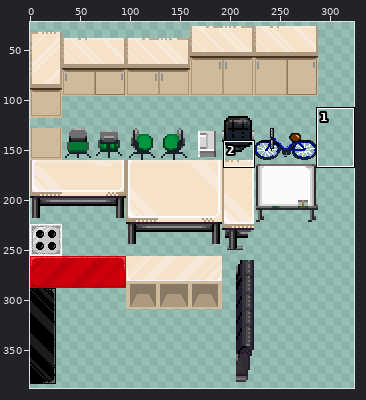
Two states of a sprite sheet, tileset_own_jas.png. Above: a wide view before the commit, with the close-up outlined.
Close-up. Old version:
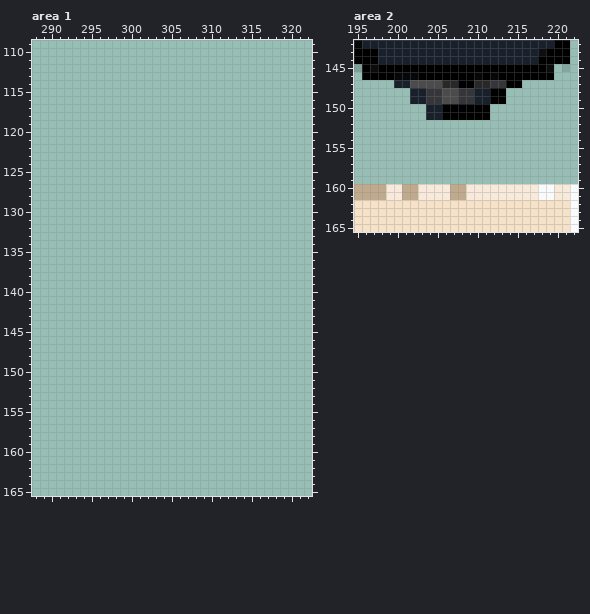
The file is 512x512 pixels. Pixels under 10% opacity are left out. Colours within 5 levels of each other are drawn and written as one. Shown: area 1: x 288..322, y 109..165; area 2: x 195..222, y 142..165. The wide view leaves out empty margins.
The same view after the edit:
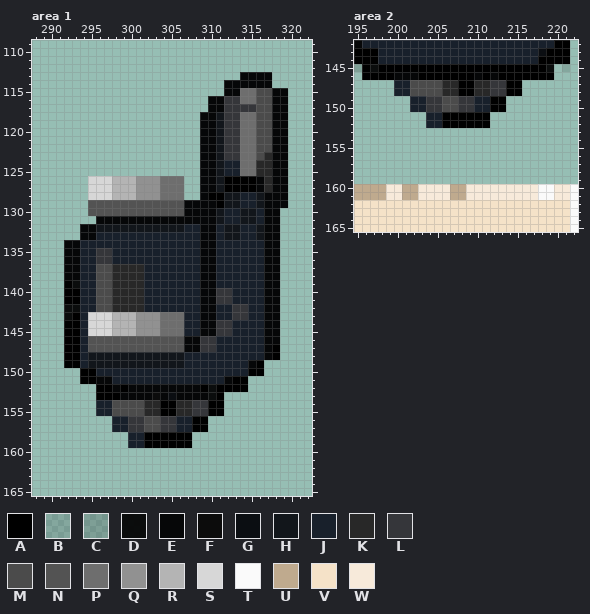
Palette (. is transparent): A #000000  B #05050520  C #0505052b  D #050505f4  E #060708  F #0c0c0c  G #0b0e12  H #12161b  J #18202b  K #282828  L #35363a  M #4b4b4b  N #535353  P #6e6e6e  Q #919191  R #b4b4b4  S #d7d7d7  T #fafafa  U #bfaa8e  V #f5e2c8  W #f7eada
Edits made:
Changed rows in their new state; - is an unchanged pixel.
Area 1:
first column x 292:
113 ----------------------EEEE--
114 --------------------EEEEEE--
115 --------------------EEPPMMEE
116 ------------------EELLPPMMEE
117 ------------------EELLLLMMEE
118 -----------------EEHLLPPMMEE
119 -----------------EEHLLPPMMEE
120 -----------------EEHLLPPMMEE
121 -----------------EEHLLPPMMEE
122 -----------------EEHLLPPMMEE
123 -----------------EEHLLPPMKEE
124 -----------------EEHJJPPKKEE
125 -----------------EEHJJPPKKEE
126 ---SSSRRRQQQPPP--EEHAAAAEKEE
127 ---SSSRRRQQQPPP--EEHAAAAEKEE
128 ---SSSRRRQQQPPP--EAAHHJJHEEE
129 ---NNNNNNNNNNNNEEEEAHHJJHEEE
130 ---NNNNNNNNNNNNEEEEHJJHHJEE-
131 ----EEEEEEEEEEEEEEEHJJHHJEE-
132 --EEHHHHHHHHHHHJJEEJHHJJHEE-
133 --EEJJJJJJJJJJJJJEEJHHJJHEE-
134 EEJJJJJJJJJJJJJJJEEJJJJJJEE-
135 EEJJLLJJJJJJJJJJJEEJJJJJJEE-
136 EEJJLLJJJJJJJJJJJEEJJJJJJEE-
137 EEJJMMKKKKJJJJJJJEEJJJJJJEE-
138 EEJJMMKKKKJJJJJJJEEJJJJJJEE-
139 ADJJMMKKKKJJJJJJJEEJJJJJJEE-
140 AAJJMMKKKKJJJJJJJEELLJJJJEE-
141 AAJJMMKKKKJJJJJJJEELLJJJJEE-
142 DDJJMMKKKKJJJJJJJEEJJLLJJEE-
143 DAJSSSRRRQQQPPPJJEEJJLLJJEE-
144 AAJSSSRRRQQQPPPJJEELLJJJJEE-
145 AAJSSSRRRQQQPPPJJEELLJJJJEE-
146 AAJNNNNNNNNNNNNEELLJJJJJJEE-
147 AAJNNNNNNNNNNNNEELLJJJJJJEA-
148 AAJHHHHHHHHHHHHJJJJJJJJJJEA-
149 AAJHHHHHHHHHHHHJJJJJJJJEA---
150 --AAJJJJJJJJJJJJJJJJJJJAA---
151 --AAEEJJJJJJJJJJJJJJEAA-----
152 ----AAEAEEEEEEEEEADAAAA-----
153 ----AAAEEEEFEGEEEEDA--------
154 ----JJMMMMKKAAKKLLAA--------
155 ----JJMMMMKKAAKKLLAA--------
156 ------JJLLMMLLJJAA----------
157 ------JJLLMMLLJJAA----------
158 --------JJAAAAAA------------
159 --------JJAAAAAA------------
Area 2:
first column x 200:
148 JJMMMMKKAAKKLLAA
150 --JJLLMMLLJJAA--
152 ----JJAAAAAA----
Where, in picture pixels (left, top, right, bottom), the same in both close-ups:
added: (64, 72, 288, 448)
changed: (394, 88, 522, 128)
